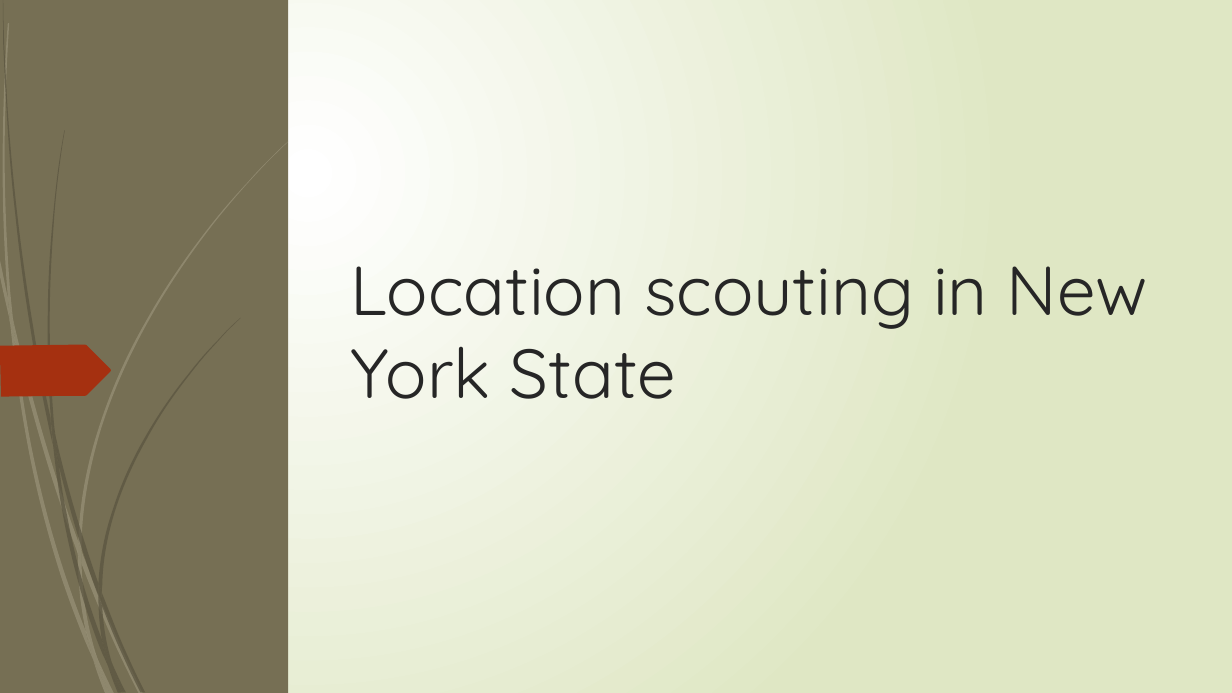
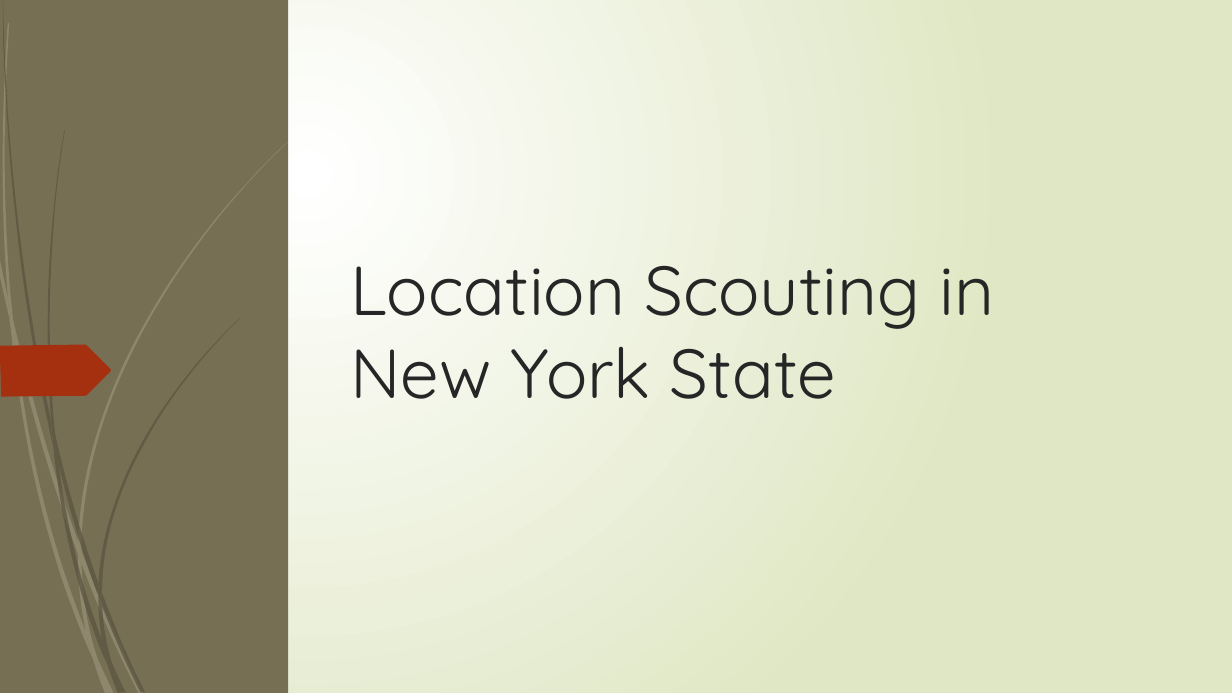
Before and after one commit to DerekDTran/Coursera_Capstone, a slide deck: slide 1 of Presentation.pptx. Drawn at 1232x693 pixels with LibreOffice and Linux fonts; fonts in the diff are those of the drawing. Boxes give left, top, right and bottom in pixels: in the first picture for what was removed or moved away, otherwise in the second. Text is boxed around its words. In the diff, an @@ line names an element or a change of style, - is before the commit and + after.

```diff
--- a/Presentation.pptx
+++ b/Presentation.pptx
@@ title at box(350, 266, 995, 399): text changed @@
-Location scouting in New York State
+Location Scouting in New York State
```
Also in this commit, not shown: 5 other slides changed, 1 slide added, 1 slide removed.
